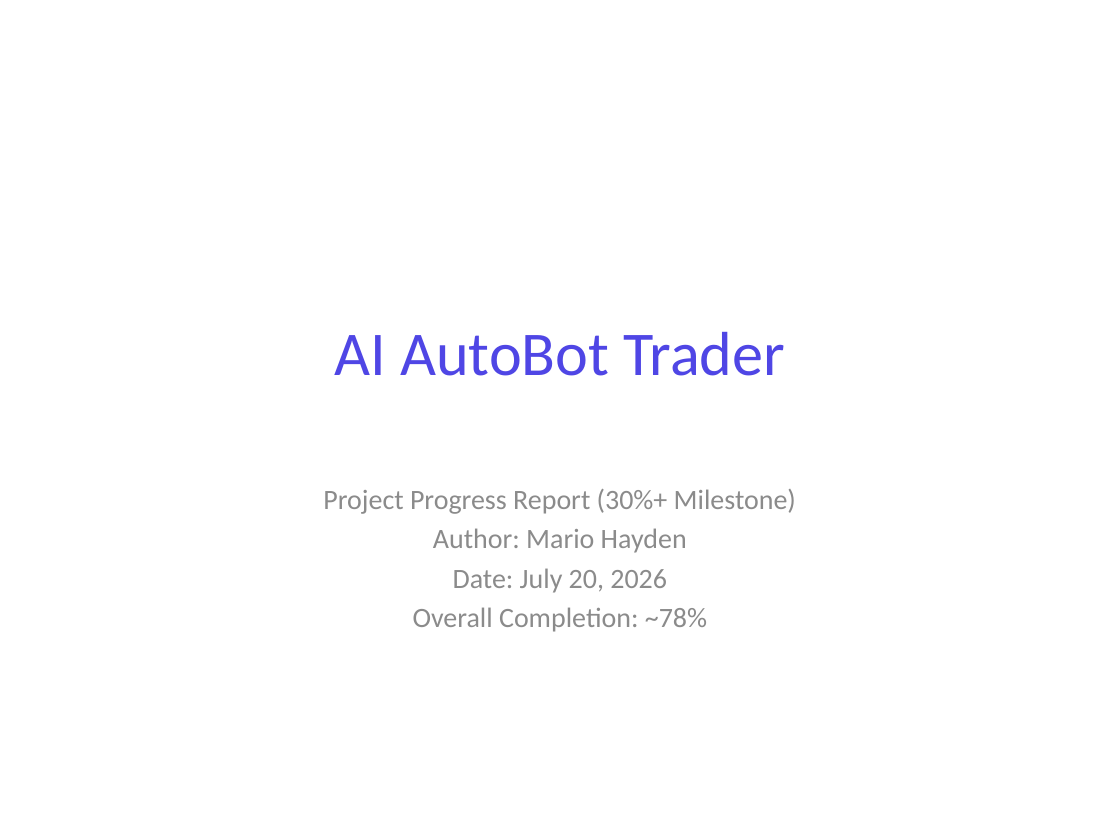
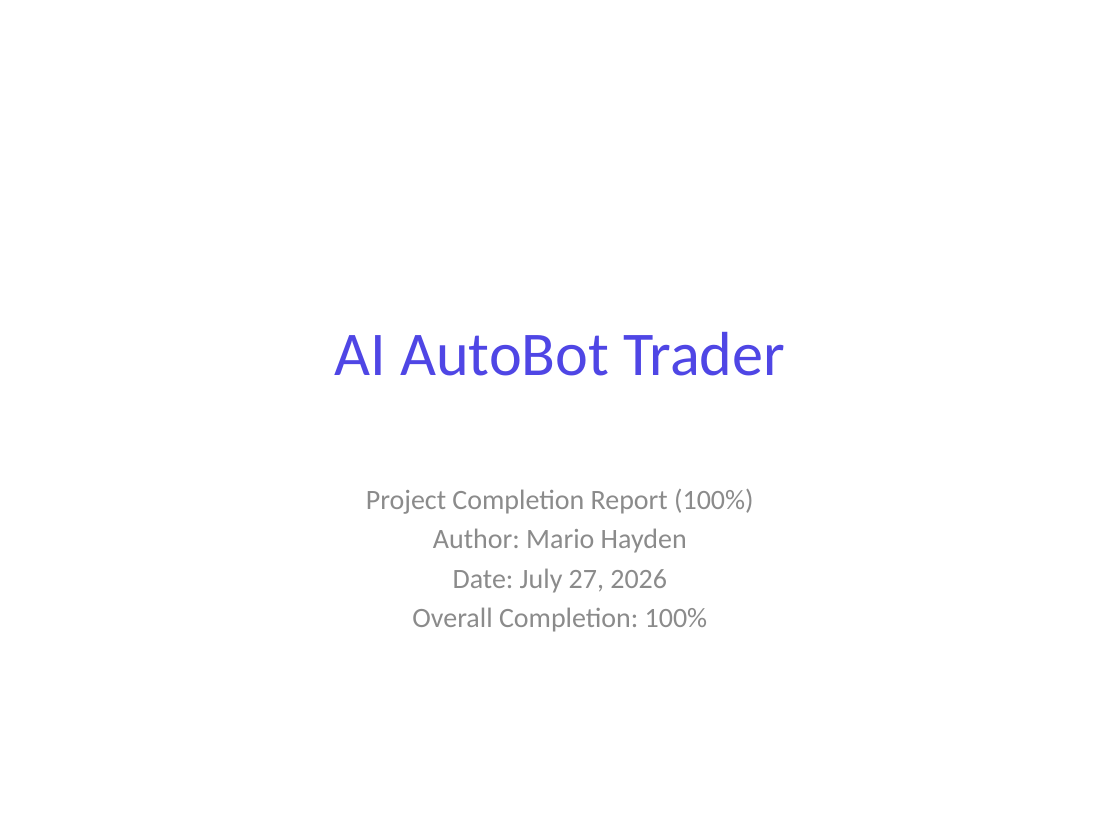
Before and after one commit to MarioH88/aiautobottrader, a slide deck: slide 1 of docs/AI_AutoBot_Trader_Progress_Report_v2.pptx. Drawn at 1120x840 pixels with LibreOffice and Linux fonts; fonts in the diff are those of the drawing. Boxes give left, top, right and bottom in pixels: in the first picture for what was removed or moved away, otherwise in the second. Text is boxed around its words. In the diff, an @@ line names an element or a change of style, - is before the commit and + after.

```diff
--- a/docs/AI_AutoBot_Trader_Progress_Report_v2.pptx
+++ b/docs/AI_AutoBot_Trader_Progress_Report_v2.pptx
@@ subtitle at (366, 489, 753, 514): text changed @@
-Project Progress Report (30%+ Milestone)
+Project Completion Report (100%)
@@ subtitle at (412, 568, 707, 632): text changed @@
-Date: July 20, 2026
-Overall Completion: ~78%
+Date: July 27, 2026
+Overall Completion: 100%
```
Also in this commit, not shown: 7 other slides changed, 1 slide added, 31 other files.
